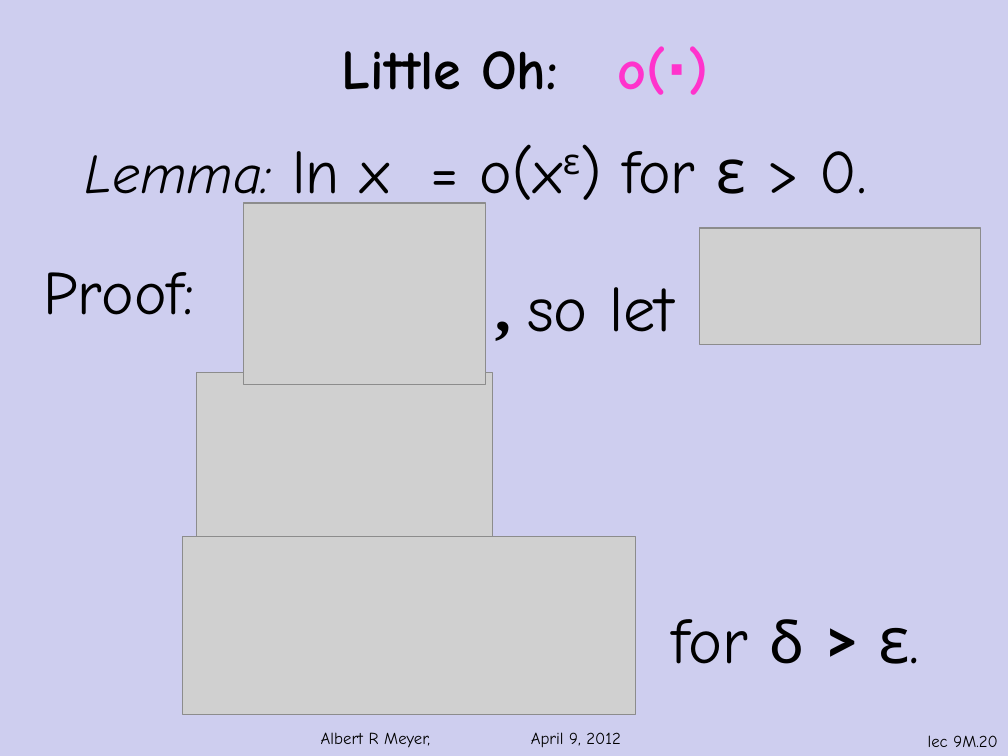
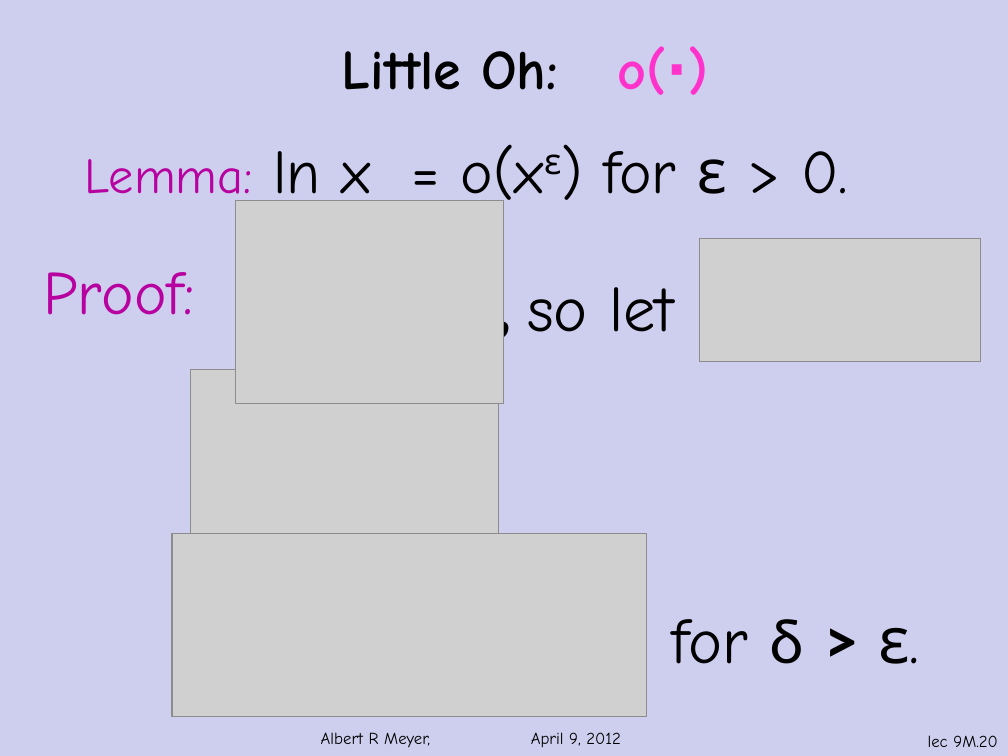
Before and after one commit to armeyer/mcs_web, a slide deck: slide 20 of spring12/slidesS12/asymptotics.pptx. Drawn at 1008x756 pixels with LibreOffice and Linux fonts; fonts in the diff are those of the drawing; grey boxes stand for pictures; background and template pictures are left out. Boxes give left, top, right and bottom in pixels: in the first picture for what was removed or moved away, otherwise in the second. Text is boxed around its words. In the diff, an @@ line names an element or a change of style, - is before the commit and + after.

```diff
--- a/spring12/slidesS12/asymptotics.pptx
+++ b/spring12/slidesS12/asymptotics.pptx
@@ text "Lemma: ln x = o(xε) ..." at (85,144,848,213): size 40 to 36 pt, text colour #000000 to #B702A0, italic off in "Lemma:" @@
@@ picture: place and size @@
-picture at (243,203,486,384)
+picture at (235,201,504,403)
@@ picture: place and size @@
-picture at (700,228,981,345)
+picture at (700,238,981,361)
@@ text "Proof:" at (43,272,194,315): text colour #000000 to #B702A0 @@
@@ picture: place and size @@
-picture at (197,372,493,549)
+picture at (191,370,498,553)
@@ picture: place and size @@
-picture at (182,536,635,714)
+picture at (172,534,646,718)
```
Also in this commit, not shown: 15 other slides changed.
